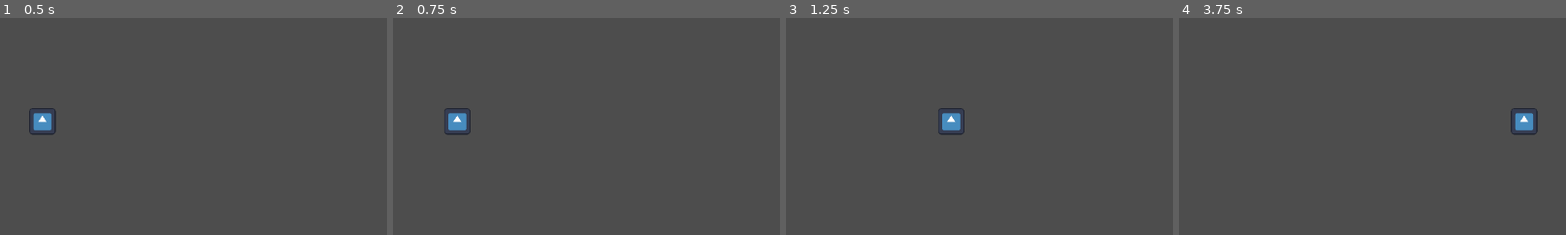
Above: before the commit, frames 1-4 (left to right).
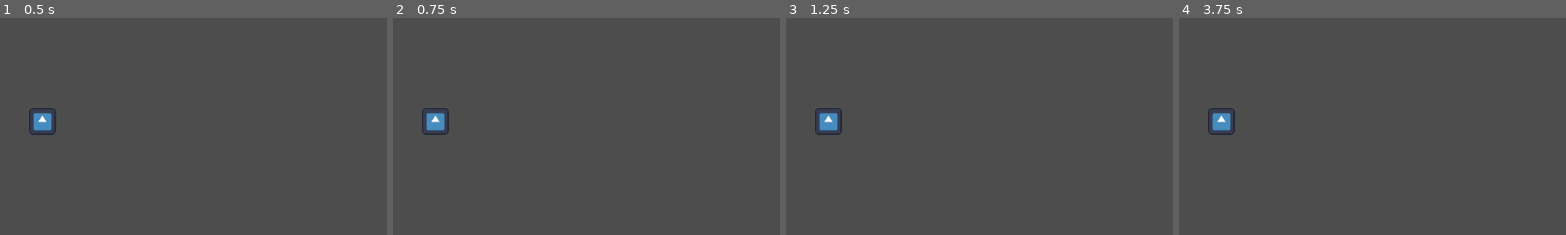
Above: after the commit, the same moments.

Repository: CBurgess97/godot-platformer
Game: Godot game, scene res://Player/player.tscn
The game is run twice, just before and just after one commit, with the same random seed, the same clock (stepped at 60 frames per second) and the same inputs. The project has no main scene, so this scene is started directly. The engine's default icon, where the game draws it, is replaced by a stand-in: a white triangle on a blue panel in a dark square.
Inputs:
- Up to frame 1 (0.5 s): no input
- Up to frame 2 (0.75 s): tap Enter at 0.5 s; hold Right (ui_right) from 0.53 s (still down)
- Up to frame 3 (1.25 s): keep holding Right (ui_right)
- Up to frame 4 (3.75 s): release Right (ui_right) at 1.28 s; hold Left (ui_left) 1.28-2.03 s; hold Right (ui_right) 2.03-3.53 s; hold Left (ui_left) from 3.53 s (still down)
The pictures show only the part of the screen within x 3-53%, y 0-50%; the shares and areas given below are measured in that part.

Frame 1 is identical in both runs. In frame 2, 1.1% of the frame differs, in the area x 7-21%, y 41-55%; in frame 3, 1.1%; in frame 4, 1.2%, in the area x 7-93%, y 41-55%.

Commit message:
Refactor PlayerStateMachine Error Handling

Diff:
--- a/Player/Player States/player_state_machine.gd
+++ b/Player/Player States/player_state_machine.gd
@@ -15,12 +15,23 @@
 			state.init(player)
 			state_dictionary[state.state_name] = state
 
-	set_state(starting_state)
+	# Set the starting state
+	if starting_state != null:
+		set_state(starting_state.name)
+	else:
+		push_error("No starting state set for player state machine! Defaulting to first state in the state dictionary.")
+		set_state(state_dictionary.keys()[0])
 
-func set_state(state: PlayerState):
+
+func set_state(state: String) -> void:
+	if !state_dictionary.has(state):
+		push_error("State " + state + " does not exist in the state dictionary!")
+		return
+
 	if current_state != null:
 		current_state.exit()
-	current_state = state
+
+	current_state = state_dictionary[state]
 	current_state.enter()
 
 func _physics_process(_delta):
